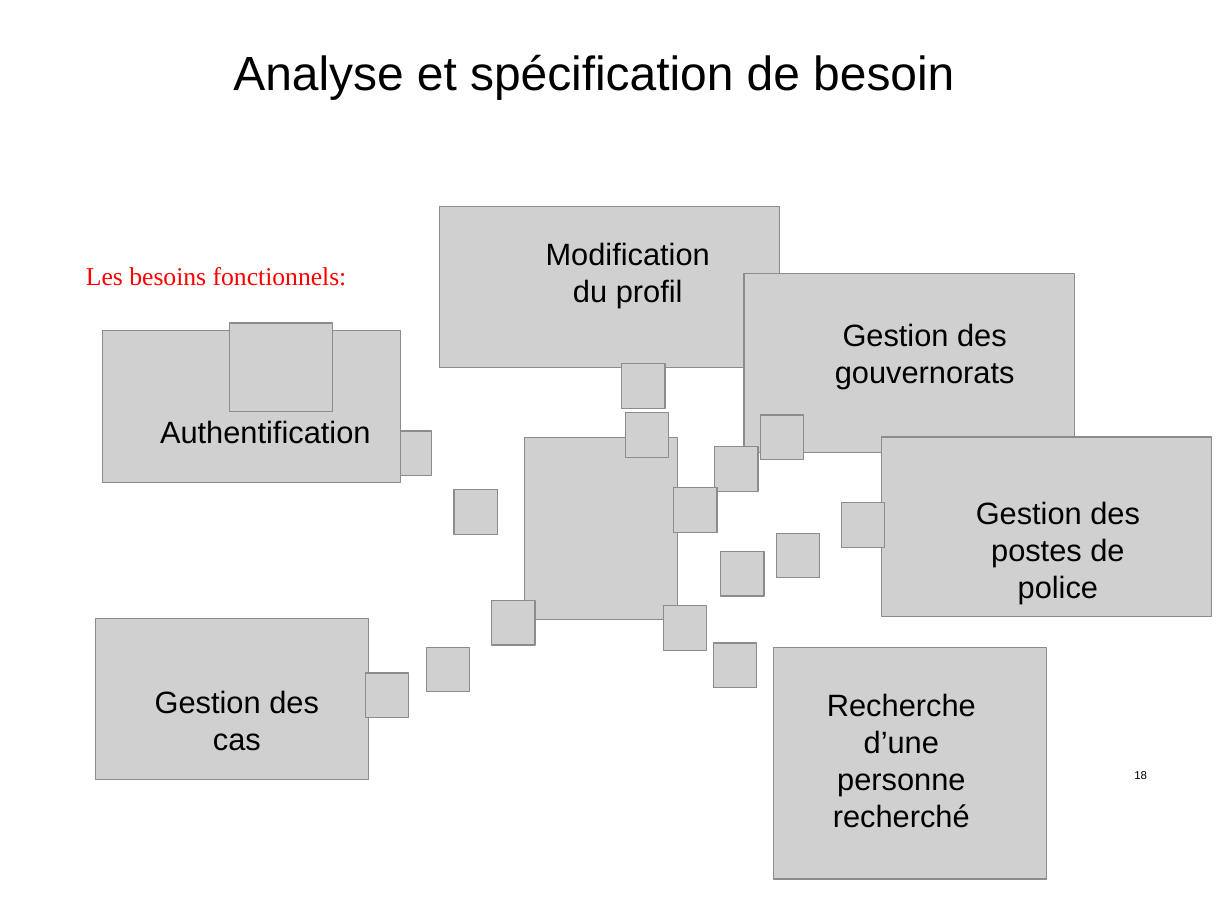
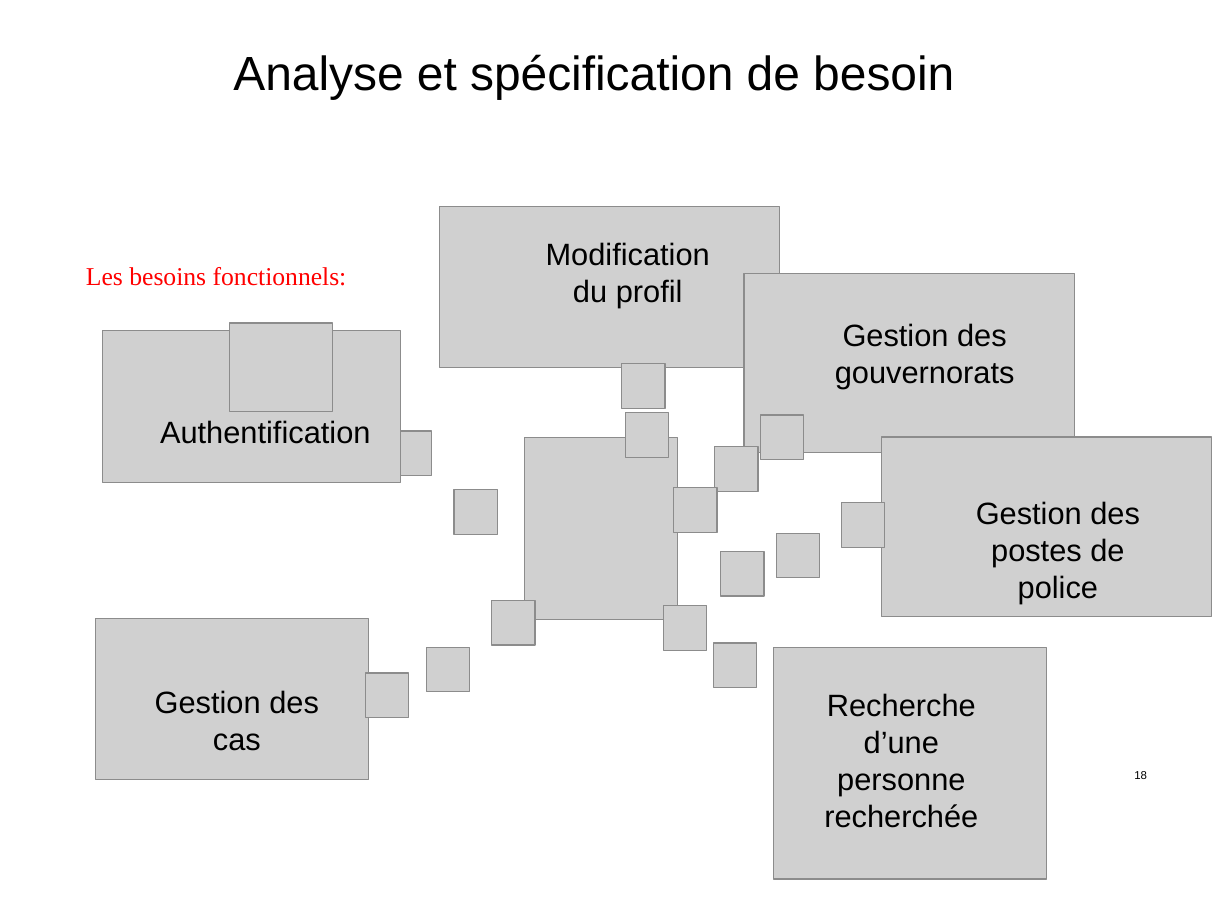
Before and after one commit to HabibAroua/Criminel_dep, a slide deck: slide 18 of documentation/presentation/P1/2734.ppt. Drawn at 1232x924 pixels with LibreOffice and Linux fonts; fonts in the diff are those of the drawing; grey boxes stand for pictures; background and template pictures are left out. Boxes give left, top, right and bottom in pixels: in the first picture for what was removed or moved away, otherwise in the second. Text is boxed around its words. In the diff, an @@ line names an element or a change of style, - is before the commit and + after.

Commit message:
update presentation

```diff
--- a/documentation/presentation/P1/2734.ppt
+++ b/documentation/presentation/P1/2734.ppt
@@ text at <box>824,693,978,828</box>: text changed @@
-Recherche d’une personne recherché
+Recherche d’une personne recherchée
```
Also in this commit, not shown: 1 other slide changed, 4 slides added, 2 slides removed, 1 other file.
